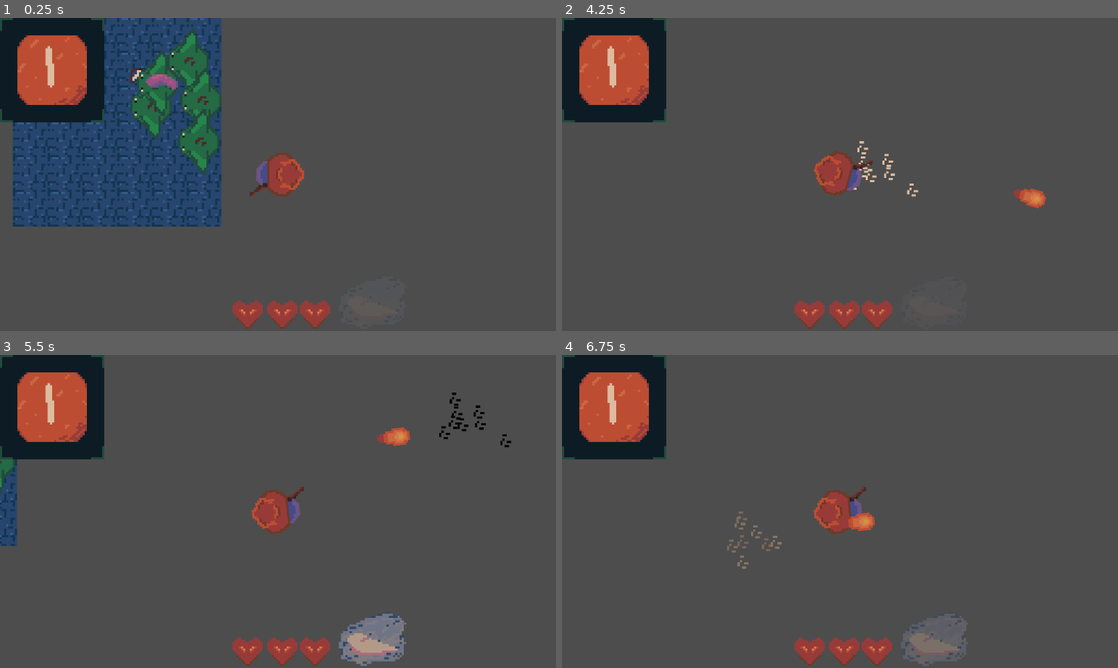
Above: before the commit, frames 1-4 (two rows, left to right).
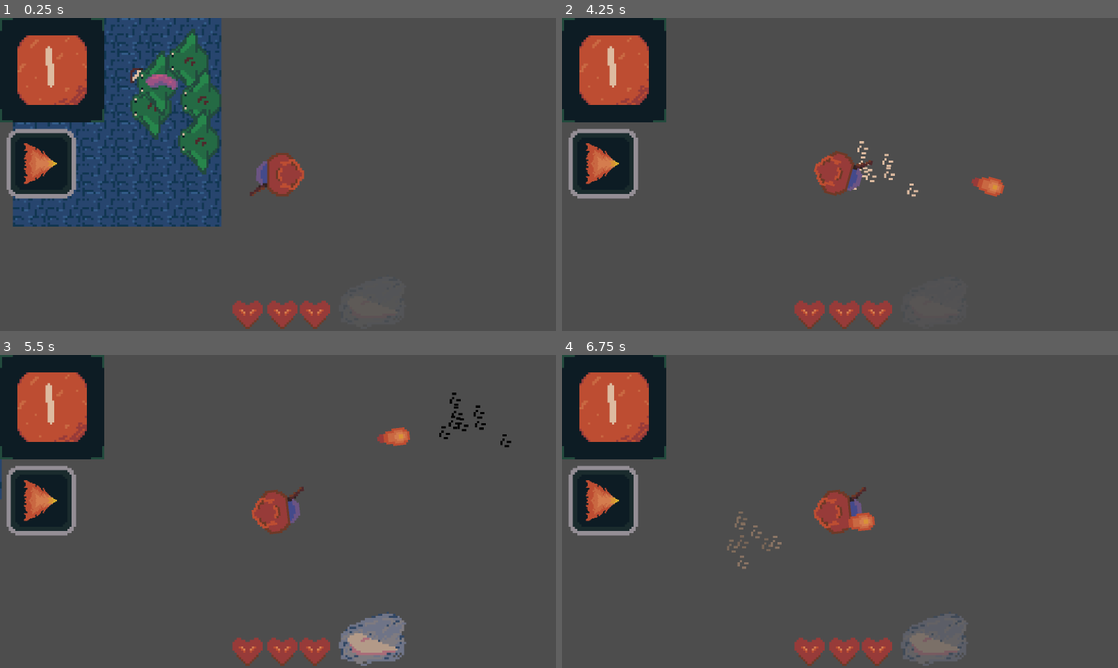
Above: after the commit, the same moments.

Repository: KatLuvsYa3/SELUGameJam26_Godot_Bros
Game: Godot game, scene res://main_scenes/Battle_Levels/Easy_Rolls/Easy_Level_Test.tscn
Two runs of this game, one before a commit and one after it. Both use one fixed random seed, a clock stepped at 60 frames per second and the inputs below.
Inputs (mouse positions are in pixels of both pictures, inside the frame that each line leads up to):
- Up to frame 1 (0.25 s): no input
- Up to frame 2 (4.25 s): move the mouse to (962, 158) at 0.52 s; hold D 0.53-1.28 s; hold Space 0.53-1.28 s; click (962, 158) at 0.67 s; move the mouse to (728, 190) at 1.27 s; hold S 1.28-2.03 s; tap K at 1.35, 2.85 s; click (728, 190) at 1.42 s; tap Space at 1.52, 1.55, 1.82, 3.02, 3.05, 3.32 s; move the mouse to (895, 105) at 2.02 s; hold D 2.03-2.78 s; hold Space 2.03-2.78 s; click (895, 105) at 2.17 s; move the mouse to (812, 237) at 2.77 s; hold W 2.78-3.53 s; click (812, 237) at 2.92 s; move the mouse to (1006, 221) at 3.52 s; hold A from 3.53 s (still down); hold Space from 3.53 s (still down); click (1006, 221) at 3.67 s
- Up to frame 3 (5.5 s): move the mouse to (111, 464) at 4.27 s; release Space at 4.28 s; tap K at 4.35 s; click (111, 464) at 4.42 s; tap Space at 4.52, 4.55, 4.82 s; move the mouse to (305, 511) at 5.02 s; release A at 5.03 s; hold S from 5.03 s (still down); hold Space from 5.03 s (still down); click (305, 511) at 5.17 s
- Up to frame 4 (6.75 s): move the mouse to (756, 433) at 5.77 s; release S at 5.78 s; release Space at 5.78 s; hold D 5.78-6.53 s; tap K at 5.85 s; click (756, 433) at 5.92 s; tap Space at 6.02, 6.05, 6.32 s; move the mouse to (962, 495) at 6.52 s; hold W from 6.53 s (still down); hold Space from 6.53 s (still down); click (962, 495) at 6.67 s

The runs differ from the first frame. In frame 1, 2.7% of the frame differs, in the area x 1-14%, y 35-58%; in frame 2, 3.2%, in the area x 1-88%, y 6-61%; in frame 3, 3.2%; in frame 4, 2.7%.

Commit message:
gsfdfh

Diff:
--- a/main_scenes/Dice_Creation/Assign Sides.tscn
+++ /dev/null
@@ -1,3 +0,0 @@
-[gd_scene format=3 uid="uid://clq5jmr5nllxd"]
-
-[node name="AssignSides" type="Node2D" unique_id=2025644220]
--- a/scripts/combat_ui.gd
+++ b/scripts/combat_ui.gd
@@ -14,6 +14,30 @@
 func update_hp(hp):
 	$HeartGroup.set_hp(hp)
 
+func update_spell(spell):
+	$Spellslot/Burninghands.visible = false
+	$Spellslot/Fireball.visible = false
+	$Spellslot/Flameblade.visible = false
+	$Spellslot/Gust.visible = false
+	$Spellslot/Iceknife.visible = false
+	$Spellslot/Magicmissile.visible = false
+	$Spellslot/Thunderclap.visible = false
+
+	if spell == "BurningHands":
+		$Spellslot/Burninghands.visible = true
+	elif spell == "Fireball":
+		$Spellslot/Fireball.visible = true
+	elif spell == "FlameBlade":
+		$Spellslot/Flameblade.visible = true
+	elif spell == "Gust":
+		$Spellslot/Gust.visible = true
+	elif spell == "IceKnife":
+		$Spellslot/Iceknife.visible = true
+	elif spell == "MagicMissile":
+		$Spellslot/Magicmissile.visible = true
+	elif spell == "Thunderclap":
+		$Spellslot/Thunderclap.visible = true
+
 # Called every frame. 'delta' is the elapsed time since the previous frame.
 func _process(delta: float) -> void:
 	pass
--- a/scripts/player.gd
+++ b/scripts/player.gd
@@ -7,7 +7,7 @@
 @export var speed = 1.5
 @export var dash_cooldown = 2.0
 @export var dash_timer = 0
-@export var dash_distance = 60
+@export var dash_distance = 80
 
 # cantrip
 @export var cantrip_cooldown = 0.2
@@ -15,18 +15,19 @@
 @export var cantrip_speed = 3
 @export var cantrip_damage = 1
 
+# spell scenes
+# var iceknife_scene = preload("res://sub_scenes/spells/IceKnife.tscn")
+var burninghands_scene = preload("res://sub_scenes/spells/BurningHands.tscn")
+
 # spell
 @export var spell_cooldown = 4.0
 @export var spell_timer = 0.0
-@export var spell_dice = []
+@export var selected_spell_scene = burninghands_scene
+@export var selected_spell = "BurningHands"
 
 # stats
 @export var max_hp = 6
 @export var hp = 6
-
-# spell scenes
-# var iceknife_scene = preload("res://sub_scenes/spells/IceKnife.tscn")
-var burninghands_scene = preload("res://sub_scenes/spells/BurningHands.tscn")
 
 # Called when the node enters the scene tree for the first time.
 func _ready() -> void:
@@ -60,13 +61,18 @@
 	if dash_timer >= dash_cooldown and Input.is_key_pressed(KEY_SPACE):
 		dash_timer = 0
 		# move
-		player.position += Vector2.from_angle(last_rotation)*dash_distance
+		if dash_distance > get_global_mouse_position().distance_to(player.global_position):
+			player.global_position = get_global_mouse_position()
+		else:
+			player.position += (get_global_mouse_position()-player.global_position).normalized()*dash_distance
 		$Player/MistyStepP.emitting = true
 
 	BaseScript.combat_ui.update_misty(min(dash_timer/dash_cooldown, 1.0))
 	BaseScript.combat_ui.position = player.position
 	# display hp
 	BaseScript.combat_ui.update_hp(hp)
+	# display spell
+	BaseScript.combat_ui.update_spell(selected_spell)
 
 var firebolt_scene = preload("res://sub_scenes/spells/Firebolt.tscn")
 
@@ -78,9 +84,9 @@
 	get_parent().add_child(new_firebolt)
 
 func cast_spell():
-	var burninghands = burninghands_scene.instantiate()
-	burninghands.player = get_child(0)
-	get_parent().add_child(burninghands)
+	var spell = selected_spell_scene.instantiate()
+	spell.player = get_child(0)
+	get_parent().add_child(spell)
 
 func _input(event):
 	# Mouse in viewport coordinates.
--- a/sub_scenes/combat_ui.tscn
+++ b/sub_scenes/combat_ui.tscn
@@ -15,6 +15,14 @@
 [ext_resource type="Texture2D" uid="uid://dg8ou5fidrlxv" path="res://sprites/combat_ui/halfheart.png" id="11_d3adr"]
 [ext_resource type="Texture2D" uid="uid://djtvqmtc30p82" path="res://sprites/combat_ui/mistystep.png" id="11_exmyt"]
 [ext_resource type="Texture2D" uid="uid://7evd52gw1qtq" path="res://sprites/combat_ui/emptyheart.png" id="12_7ry47"]
+[ext_resource type="Texture2D" uid="uid://5sn02t0n5hw8" path="res://sprites/spellslot.png" id="16_10jfx"]
+[ext_resource type="Texture2D" uid="uid://n8f3odgtvpet" path="res://sprites/spells/fireball.png" id="17_5rh86"]
+[ext_resource type="Texture2D" uid="uid://b8h12lkahreng" path="res://sprites/spells/burninghands.png" id="18_qf57e"]
+[ext_resource type="Texture2D" uid="uid://c00aa3cv8u6gd" path="res://sprites/spells/flameblade.png" id="19_mda0e"]
+[ext_resource type="Texture2D" uid="uid://do83yrgqks7by" path="res://sprites/spells/gust.png" id="20_4vill"]
+[ext_resource type="Texture2D" uid="uid://dk4f525g3owk0" path="res://sprites/spells/iceknife.png" id="21_mda0e"]
+[ext_resource type="Texture2D" uid="uid://ccbmb735ly5it" path="res://sprites/spells/magicmissile.png" id="22_4vill"]
+[ext_resource type="Texture2D" uid="uid://dp6cdh52e5cmh" path="res://sprites/spells/thunderclap.png" id="23_gaxle"]
 
 [sub_resource type="SpriteFrames" id="SpriteFrames_m0i5l"]
 animations = [{
@@ -111,3 +119,48 @@
 [node name="Mistystep" type="Sprite2D" parent="." unique_id=1258905247]
 position = Vector2(172, 127)
 texture = ExtResource("11_exmyt")
+
+[node name="Spellslot" type="Sprite2D" parent="." unique_id=1417489366]
+position = Vector2(19, 67)
+texture = ExtResource("16_10jfx")
+
+[node name="Fireball" type="Sprite2D" parent="Spellslot" unique_id=2118985759]
+visible = false
+position = Vector2(-2.3841858e-07, 1.7881393e-07)
+scale = Vector2(0.453125, 0.453125)
+texture = ExtResource("17_5rh86")
+
+[node name="Burninghands" type="Sprite2D" parent="Spellslot" unique_id=1674494125]
+visible = false
+position = Vector2(1, 0)
+scale = Vector2(0.390625, 0.390625)
+texture = ExtResource("18_qf57e")
+
+[node name="Flameblade" type="Sprite2D" parent="Spellslot" unique_id=1224109641]
+visible = false
+position = Vector2(6.9999995, 9.536743e-07)
+scale = Vector2(0.6875, 0.6875)
+texture = ExtResource("19_mda0e")
+
+[node name="Gust" type="Sprite2D" parent="Spellslot" unique_id=1506954913]
+visible = false
+position = Vector2(2.999999, 1.7881393e-07)
+scale = Vector2(0.5390624, 0.5390624)
+texture = ExtResource("20_4vill")
+
+[node name="Iceknife" type="Sprite2D" parent="Spellslot" unique_id=1181263129]
+visible = false
+position = Vector2(-0.99999976, -1.1920929e-07)
+scale = Vector2(1.25, 1.25)
+texture = ExtResource("21_mda0e")
+
+[node name="Magicmissile" type="Sprite2D" parent="Spellslot" unique_id=367721079]
+visible = false
+position = Vector2(9.094947e-13, 0.99999833)
+scale = Vector2(1.5156249, 1.5156249)
+texture = ExtResource("22_4vill")
+
+[node name="Thunderclap" type="Sprite2D" parent="Spellslot" unique_id=1693470939]
+visible = false
+scale = Vector2(0.40625, 0.40625)
+texture = ExtResource("23_gaxle")
Binary file added: sprites/spellslot.png
Not shown, added: sprites/spellslot.png.import
